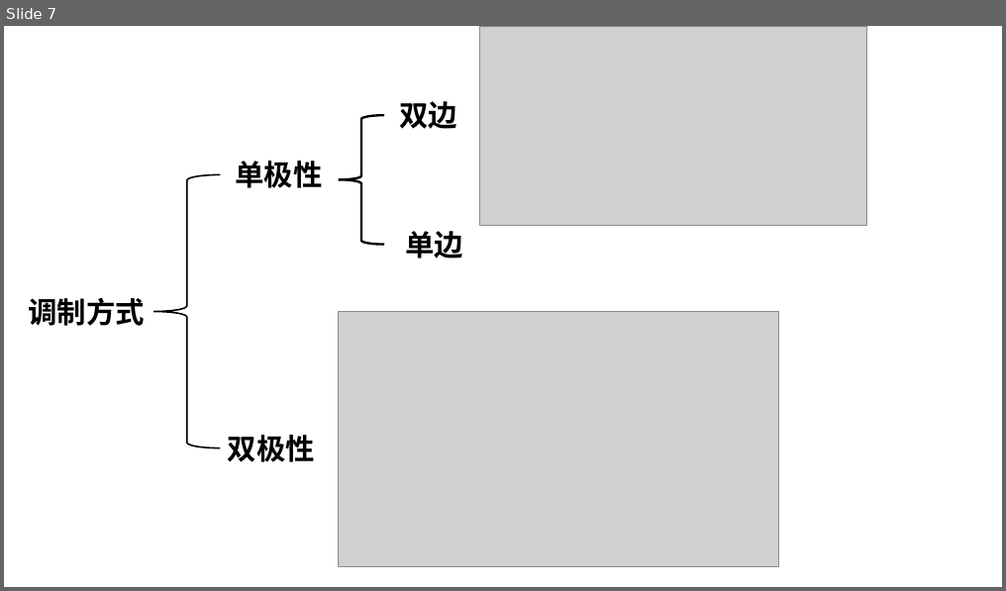
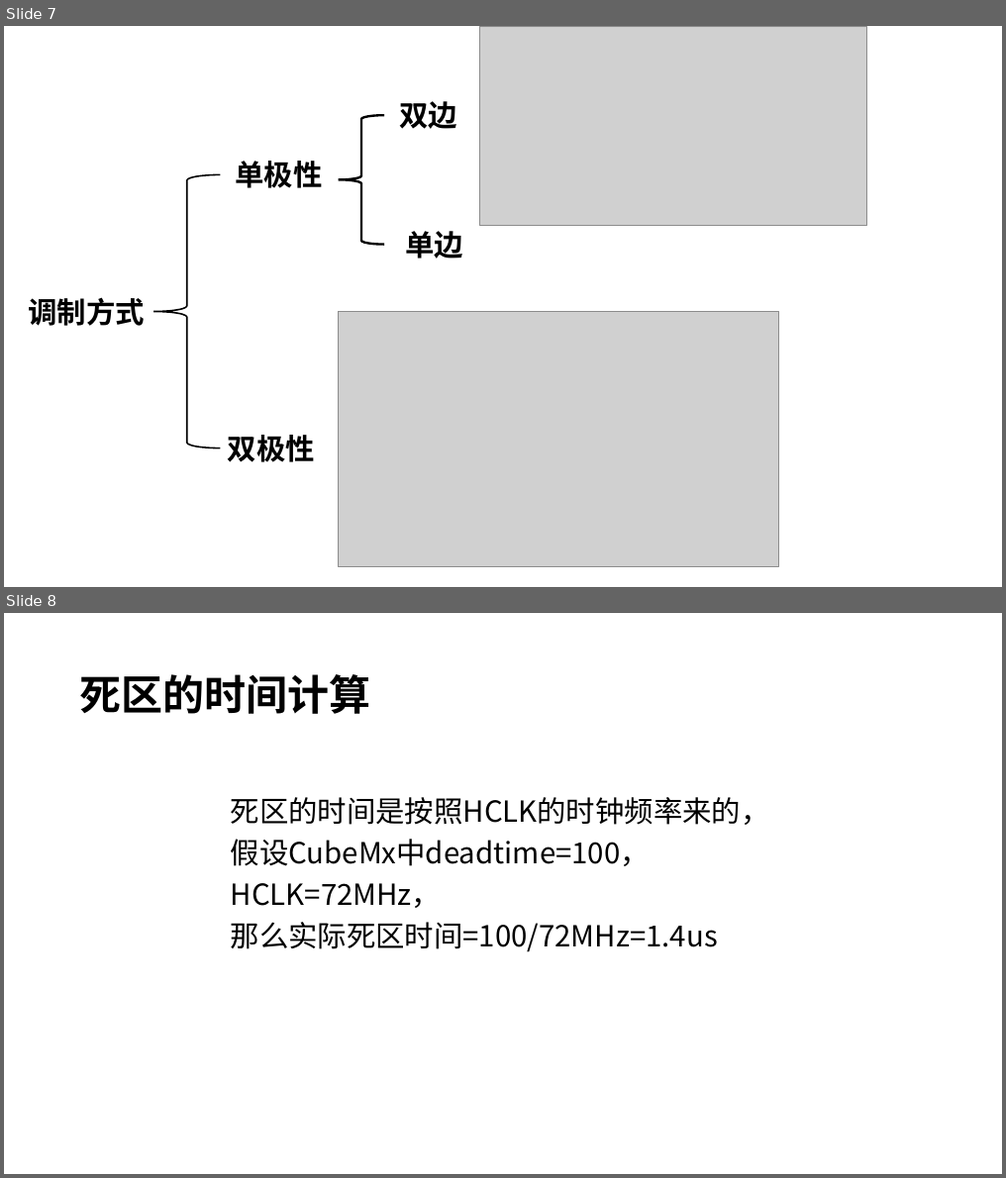
Before and after one commit to RicardoSung/STM32_practice, a slide deck: F03_single_pole/STM32实战——spwm开环单极性调制.pptx. Shown one above the other, each under a label of ours: slide 7 before the commit, slides 7 and 8 after it. The pictures are 1006x591 and 1006x1178 pixels, drawn with LibreOffice and Linux fonts; fonts in the diff are those of the drawing; grey boxes stand for pictures. Boxes give left, top, right and bottom in pixels: in the first picture for what was removed or moved away, otherwise in the second. Text is boxed around its words. In the diff, an @@ line names an element or a change of style, - is before the commit and + after.

```diff
--- a/F03_single_pole/STM32实战——spwm开环单极性调制.pptx
+++ b/F03_single_pole/STM32实战——spwm开环单极性调制.pptx
@@ slide 8 added at [4, 613, 1002, 1174], background #FFFFFF @@
@@ title added at [80, 674, 371, 714], 40 pt, text #000000, bold @@
+死区的时间计算
@@ text added at [231, 797, 770, 953], 28 pt, text #000000 @@
+死区的时间是按照HCLK的时钟频率来的，
+假设CubeMx中deadtime=100，
+HCLK=72MHz，
+那么实际死区时间=100/72MHz=1.4us
```
Also in this commit, not shown: 3 slides changed, 1 other file.
